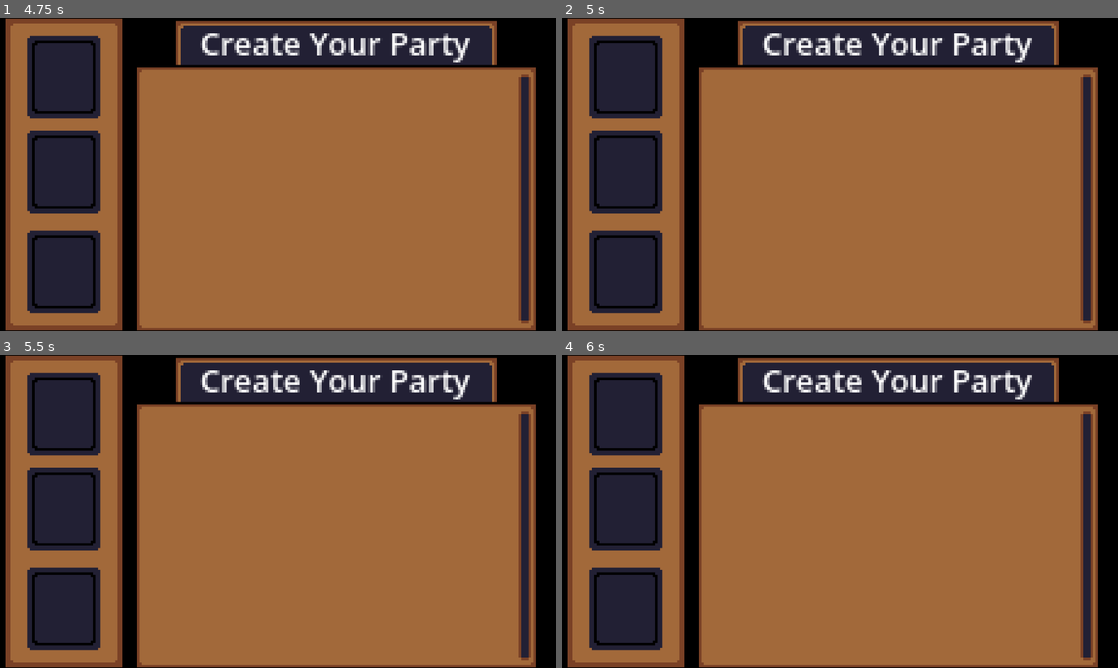
Above: before the commit, frames 1-4 (two rows, left to right).
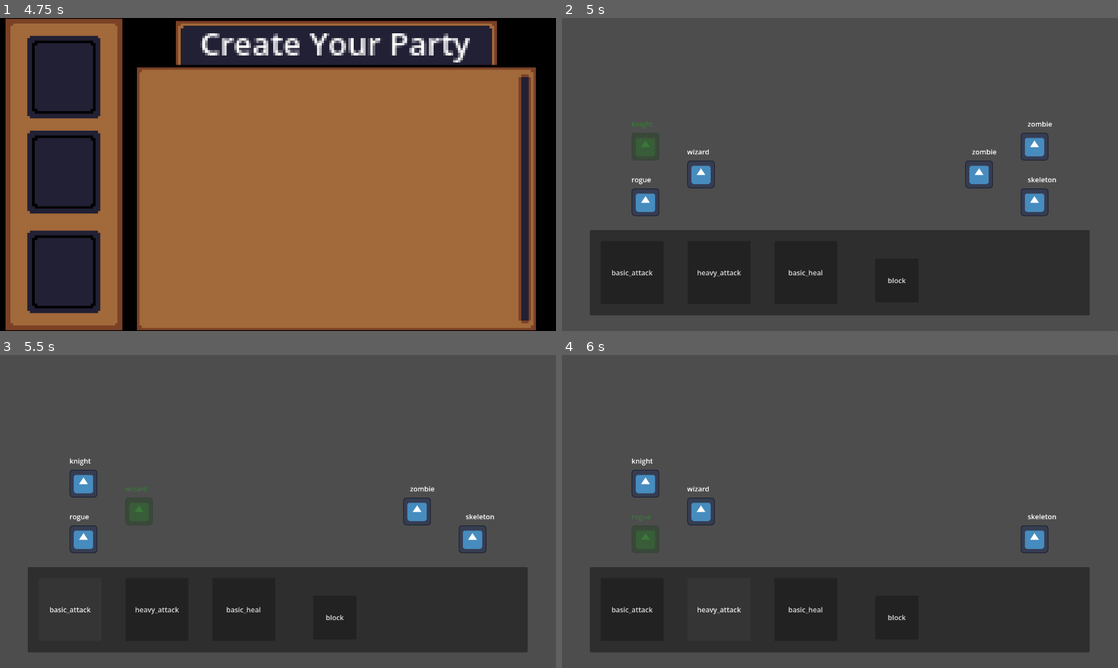
Above: after the commit, the same moments.

Repository: Kaeleb-Greene/dungeoneers-2
Game: Godot game, scene res://Scenes/party_maker_menu.tscn
Two runs of this game, one before a commit and one after it. Both use one fixed random seed, a clock stepped at 60 frames per second and the inputs below. This scene is started directly instead of the project's main scene. The engine's default icon, where the game draws it, is replaced by a stand-in: a white triangle on a blue panel in a dark square.
Inputs (mouse positions are in pixels of both pictures, inside the frame that each line leads up to):
- Up to frame 1 (4.75 s): tap Enter at 0.5, 2, 3.5 s; move the mouse to (400, 158) at 0.52 s; tap Space at 1.25, 2.75, 4.25 s; move the mouse to (166, 190) at 1.27 s; move the mouse to (333, 105) at 2.02 s; move the mouse to (250, 237) at 2.77 s; move the mouse to (444, 221) at 3.52 s; tap Right (Debug_Increase_Current_Room) at 4.15 s; move the mouse to (111, 127) at 4.27 s
- Up to frame 2 (5 s): tap Y (Debug_Move_To_Next_Scene, bound only after the commit) at 4.9 s
- Up to frame 3 (5.5 s): click (72, 608) at 5 s, where only the run after the commit has a clickable "basic_attack"
- Up to frame 4 (6 s): click (717, 608) at 5.75 s, where only the run after the commit has a clickable "heavy_attack"

Frame 1 is identical in both runs. In frame 2, 96% of the frame differs, in the area x 0-100%, y 0-100%; in frame 3, 96%; in frame 4, 96%.

Commit message:
Scene Transition Handler
- Added the ability to transition cleanly between scenes.
- Organized the script section into folders.
- Redesigned the dungeon level system to run through 5 child nodes rather than store values in a script.

Diff:
--- a/Scenes/dungeon.tscn
+++ b/Scenes/dungeon.tscn
@@ -1,7 +1,8 @@
 [gd_scene format=3 uid="uid://cp04phtuxrkfe"]
 
-[ext_resource type="Script" uid="uid://bap2s1muyvax7" path="res://Scripts/combat_loop.gd" id="1_oavya"]
-[ext_resource type="Script" uid="uid://fcqr2bw0g1h2" path="res://Scripts/card_control.gd" id="2_dakn4"]
+[ext_resource type="Script" uid="uid://bap2s1muyvax7" path="res://Scripts/Dungeon/combat_loop.gd" id="1_oavya"]
+[ext_resource type="Script" uid="uid://fcqr2bw0g1h2" path="res://Scripts/Dungeon/card_control.gd" id="2_dakn4"]
+[ext_resource type="Script" uid="uid://c25a6p8l0f3k1" path="res://Scripts/Dungeon/level_controller.gd" id="3_lt7kh"]
 
 [node name="Dungeon" type="Node2D" unique_id=1683826129]
 script = ExtResource("1_oavya")
@@ -49,3 +50,18 @@
 [node name="TurnQueue" type="Node2D" parent="." unique_id=1126370271]
 
 [node name="Camera2D" type="Camera2D" parent="." unique_id=696356979]
+
+[node name="Level0" type="Node2D" parent="." unique_id=1742555627]
+script = ExtResource("3_lt7kh")
+
+[node name="Level1" type="Node2D" parent="." unique_id=1033151418]
+script = ExtResource("3_lt7kh")
+
+[node name="Level2" type="Node2D" parent="." unique_id=1719196442]
+script = ExtResource("3_lt7kh")
+
+[node name="Level3" type="Node2D" parent="." unique_id=163815072]
+script = ExtResource("3_lt7kh")
+
+[node name="Level4" type="Node2D" parent="." unique_id=1236936447]
+script = ExtResource("3_lt7kh")
--- a/Scenes/enemy.tscn
+++ b/Scenes/enemy.tscn
@@ -1,6 +1,6 @@
 [gd_scene format=3 uid="uid://doc00j6mtl1je"]
 
-[ext_resource type="Script" uid="uid://w5qudc1opx5t" path="res://Scripts/enemy.gd" id="1_hghv2"]
+[ext_resource type="Script" uid="uid://w5qudc1opx5t" path="res://Scripts/Dungeon/enemy.gd" id="1_hghv2"]
 [ext_resource type="Texture2D" uid="uid://dhjc8uvrru6ie" path="res://icon.svg" id="2_1f0kj"]
 
 [node name="Enemy" type="CharacterBody2D" unique_id=46879788 groups=["Enemy"]]
--- a/Scenes/party_character.tscn
+++ b/Scenes/party_character.tscn
@@ -1,6 +1,6 @@
 [gd_scene format=3 uid="uid://bdtarnynm7v7g"]
 
-[ext_resource type="Script" uid="uid://mn7xr4fygdlv" path="res://Scripts/party_character.gd" id="1_q5c08"]
+[ext_resource type="Script" uid="uid://mn7xr4fygdlv" path="res://Scripts/Dungeon/party_character.gd" id="1_q5c08"]
 [ext_resource type="Texture2D" uid="uid://dhjc8uvrru6ie" path="res://icon.svg" id="2_auox2"]
 
 [node name="party" type="CharacterBody2D" unique_id=812894927 groups=["Party"]]
--- a/Scenes/party_maker_menu.tscn
+++ b/Scenes/party_maker_menu.tscn
@@ -1,6 +1,7 @@
 [gd_scene format=3 uid="uid://lupftnp2naxx"]
 
 [ext_resource type="Texture2D" uid="uid://csufvre0pmp1g" path="res://Assets/KeyArt/PartyMakerMenu.png" id="1_13gvv"]
+[ext_resource type="Script" uid="uid://dscawx7jku5e8" path="res://Scripts/character_selection.gd" id="1_wyj0u"]
 
 [node name="Party_Maker_Menu" type="Control" unique_id=881602368]
 layout_mode = 3
@@ -9,6 +10,7 @@
 anchor_bottom = 1.0
 grow_horizontal = 2
 grow_vertical = 2
+script = ExtResource("1_wyj0u")
 
 [node name="Background" type="ColorRect" parent="." unique_id=1204809646]
 layout_mode = 0
--- /dev/null
+++ b/Scripts/Control/game_state.gd
@@ -0,0 +1,4 @@
+extends Node
+
+var current_level: int = 1
+var selected_party: Array[String] = []
--- /dev/null
+++ b/Scripts/Control/transition.gd
@@ -0,0 +1,19 @@
+extends Resource
+class_name Transitions
+
+const MAIN_MENU := "res://Scenes/startup_menu.tscn"
+const CHARACTER_SELECTION := "res://Scenes/party_maker_menu.tscn"
+const DUNGEON := "res://Scenes/dungeon.tscn"
+const SHOP := "res://Scenes/shop.tscn"
+
+func go_to_main_menu(tree: SceneTree) -> void:
+	tree.change_scene_to_file(MAIN_MENU)
+
+func go_to_character_selection(tree: SceneTree) -> void:
+	tree.change_scene_to_file(CHARACTER_SELECTION)
+
+func start_dungeon(tree: SceneTree) -> void:
+	tree.change_scene_to_file(DUNGEON)
+
+func go_to_shop(tree: SceneTree) -> void:
+	tree.change_scene_to_file(SHOP)
--- /dev/null
+++ b/Scripts/Dungeon/card_control.gd
@@ -0,0 +1,269 @@
+extends Panel
+
+#Card type + Description
+var card_def: Dictionary = {
+
+	#region PLAYER
+
+	### UNIVERSAL ###
+
+	"basic_attack": ["attack", 3, "Attacks the enemy for 3 damage"],
+	"heavy_attack": ["attack", 6, "Attacks the enemy for 6 damage"],
+	"basic_heal": ["heal", 4, "Heals the target 4 health"],
+
+	#region TANK
+
+	### BASIC ###
+	"taunt": ["debuff", 0, "Forces all monsters to attack this character until their next turn."],
+
+	### KNIGHT ###
+		#SPECIAL
+
+		#ADVANCED
+
+	### DWARF ###
+		#SPECIAL
+
+		#ADVANCED
+
+	### BARBARIAN ###
+		#SPECIAL
+
+		#ADVANCED
+
+	### NECROMANCER ###
+		#SPECIAL
+
+		#ADVANCED
+
+	#endregion
+
+	#region DAMAGE
+
+	### BASIC ###
+
+	### WIZARD ###
+		#SPECIAL
+
+		#ADVANCED
+
+	### ARCHER ###
+		#SPECIAL
+
+		#ADVANCED
+
+	### HUNTSMAN ###
+		#SPECIAL
+
+		#ADVANCED
+
+	### LANDON ###
+		#SPECIAL
+
+		#ADVANCED
+
+	#endregion
+
+	#region SUPPORT
+
+	### BASIC ###
+
+	### ROGUE ###
+		#SPECIAL
+
+		#ADVANCED
+
+	### CLERIC ###
+		#SPECIAL
+
+		#ADVANCED
+
+	### ALCHEMIST ###
+		#SPECIAL
+
+		#ADVANCED
+
+	### DRUID ###
+		#SPECIAL
+
+		#ADVANCED
+
+	#endregion
+
+	#endregion
+
+	#region MONSTER
+
+	#region CRYPT
+
+	### ZOMBIE ###
+	"bite": ["attack", 2, "Bites a party member inflicting 2 damage"],
+	"scratch": ["attack", 2, "Bites a party member inflicting 2 damage"],
+
+	### SKELETON ###
+	"shoot_arrow": ["attack", 3, "Shoot an arrow at a party member inflicting 2 damage"],
+
+	### RAIDER ###
+	"shoot_bolt": ["attack", 4, "Shoot a bolt at a party member inflicting 4 damage"],
+	"raider_axe_throw": ["attack", 4, "Throw an axe at a party member inflicting 4 damage"],
+	"rally": ["buff", 2, "Organizes other monsters raising their attack by 2"],
+
+	### MEGA KNIGHT ###
+	"mega_strike": ["attack", 6, "Strikes a party member inflicting 6 damage"],
+	"mega_heal": ["heal", 7, "Shoot a bolt at a party member inflicting 4 damage"],
+
+	#endregion
+
+	#region SWAMP
+
+	### GOBLIN ###
+	"dagger_throw": ["attack", 4, "Strikes a party member inflicting 4 damage"],
+	"poison_strike": ["attack", 3, "Strikes a party member inflicting 3 damage and 2 poison"]
+
+	### ORC ###
+
+	### TROLL ###
+
+	### OGRE ###
+
+	#endregion
+
+	#region CURSED_TOMB
+
+	### PHARAOH ###
+
+	### MUMMY ###
+
+	### SCARAB BEETLE ###
+
+	### COBRA ###
+
+	### ANUBIS ACOLYTE ###
+
+	#endregion
+
+	#region ENCHANTED_LIBRARY
+
+	### DARK WIZARD ###
+
+	### CURSED BOOK ###
+
+	### EVIL LIBRARIAN ###
+
+	### CULTIST ###
+
+	### GOLEM ###
+
+	#endregion
+
+	#region HELLSCAPE
+
+	### FLYING DEMON ###
+
+	### FIRE IMP ###
+
+	### LAVA FROG ###
+
+	### FIRE SERPENT ###
+
+	#endregion
+
+	#region FROZEN CAVERN
+
+	### FROST TROLLS ###
+
+	### MAMMOTH ###
+
+	### SABERTOOTH TIGER ###
+
+	### YETI ###
+
+	#endregion
+
+	#region DRAGON DEN
+
+	### DRAKE ###
+
+	### KOBALD ###
+
+	### DRAGON ###
+
+	#endregion
+
+	#endregion
+
+	}
+
+var card_order: Dictionary = {
+	"current_card_1": "basic_attack",
+	"current_card_2": "heavy_attack",
+	"current_card_3": "basic_heal"
+}
+
+@onready var card_slots: Array = [
+	$CardSlot1,
+	$CardSlot2,
+	$CardSlot3
+]
+
+func _ready() -> void:
+	update_card_slots()
+
+func update_card_slots():
+	for i in range(card_slots.size()):
+		var order_key: String = "current_card_" + str(i+1)
+		var card_key: String = card_order.get(order_key, "")
+
+		if card_def.has(card_key):
+			card_slots[i].text = str(card_key)
+		else:
+			card_slots[i].text = "No card assigned"
+
+#Returns the entire definition for a card
+func get_card_data(card_key) -> Array:
+	if (!card_def.has(card_key)):
+		push_warning("Card not found: "+str(card_key))
+		return []
+
+	return card_def[card_key]
+
+#Returns an individual card's type
+func get_card_type(card_key) -> String:
+	var data: Array = get_card_data(card_key)
+	if (data.is_empty()):
+		return ""
+
+	return String(data[0])
+
+#Returns an individual card's type
+func get_card_value(card_key) -> int:
+	var data: Array = get_card_data(card_key)
+	if (data.is_empty()):
+		return 0
+
+	return int(data[1])
+
+#Returns an individual card's type
+func get_card_desc(card_key) -> String:
+	var data: Array = get_card_data(card_key)
+	if (data.is_empty()):
+		return ""
+
+	return String(data[2])
+
+func use_card(card_key, target):
+	var card_type: String = get_card_type(card_key)
+	var effect_value: int = get_card_value(card_key)
+
+
+	match card_type:
+		"attack":
+			target.health -= effect_value*10
+		"heal":
+			target.health += effect_value
+		"buff":
+			match card_key:
+				"rally":
+					pass
+		"debuff":
+			pass
--- a/Scripts/combat_loop.gd
+++ b/Scripts/Dungeon/combat_loop.gd
@@ -5,13 +5,17 @@
 const CHARACTER_SCENE = preload("res://Scenes/party_character.tscn")
 
 # preload the script for generation
-var dungeon_gen = preload("res://Scripts/dungeon_gen.gd").new()
+var transitions = preload("res://Scripts/Control/transition.gd").new()
+var dungeon_gen = preload("res://Scripts/Dungeon/dungeon_gen.gd").new()
 
 # get the HUD and card slots
-@onready var CARD_1: Button = get_node("/root/Dungeon/HUD/CardSlot1")
-@onready var CARD_2: Button = get_node("/root/Dungeon/HUD/CardSlot2")
-@onready var CARD_3: Button = get_node("/root/Dungeon/HUD/CardSlot3")
-@onready var CONTROL: Panel = get_node("/root/Dungeon/HUD")
+@onready var CARD_1: Button = $HUD/CardSlot1
+@onready var CARD_2: Button = $HUD/CardSlot2
+@onready var CARD_3: Button = $HUD/CardSlot3
+@onready var CONTROL: Panel = $HUD
+
+var current_level_index: int = 0
+var current_level_data: Node = null
 
 enum CombatState {
 	IDLE,
@@ -19,11 +23,27 @@
 	ENEMY_DELAY
 }
 
+var selected_party: Array[String] = [
+	"knight",
+	"wizard",
+	"rogue"
+]
+
+var party: Dictionary = {
+	"party_1": null,
+	"party_2": null,
+	"party_3": null
+}
+
 var combat_state: CombatState = CombatState.IDLE
 var combat_loop = true;
 
 var active_character: Node = null
+
+var party_queue: Array[Node] = []
+var enemy_queue: Array[Node] = []
 var turn_queue: Array[Node] = []
+
 var card_key: String
 
 var enemy_turn_timer: Timer
@@ -42,33 +62,49 @@
 	CARD_2.pressed.connect(on_button_press.bind(1))
 	CARD_3.pressed.connect(on_button_press.bind(2))
 
+	# party spawning
+	spawn_party()
+
+	#level creation
 	init_new_room()
 
 	active_character = turn_queue[0]
 	start_current_turn()
 
 func init_new_room():
-	# party spawning
-	var character = dungeon_gen.character_spawn(CHARACTER_SCENE.instantiate(), "knight")
-	add_child(character)
-	turn_queue.append(character)
-	character = dungeon_gen.character_spawn(CHARACTER_SCENE.instantiate(), "rogue")
-	add_child(character)
-	turn_queue.append(character)
-	character = dungeon_gen.character_spawn(CHARACTER_SCENE.instantiate(), "wizard")
-	add_child(character)
-	turn_queue.append(character)
-
-	# enemy spawning
-	if (dungeon_gen.current_level%5 != 0):
-		for i in range(3):
-			var enemy = dungeon_gen.enemy_spawn(ENEMY_SCENE.instantiate())
-			add_child(enemy)
-			turn_queue.append(enemy)
+	#get the level index
+	current_level_index = dungeon_gen.current_level % 5
+	print(current_level_index)
+	current_level_data = get_node("Level"+str(current_level_index))
+
+	if (current_level_index > 0) && (current_level_index != 0):
+		spawn_enemies()
 	else:
+		spawn_boss()
+
+func spawn_party() -> void:
+	#party spawning
+	for i in selected_party.size():
+		var character = CHARACTER_SCENE.instantiate()
+
+		character = dungeon_gen.character_spawn(character, selected_party[i])
+		add_child(character)
+
+		party["party_"+str(i+1)] = character
+		party_queue.append(character)
+		turn_queue.append(character)
+
+func spawn_enemies() -> void:
+	for i in range(3):
 		var enemy = dungeon_gen.enemy_spawn(ENEMY_SCENE.instantiate())
 		add_child(enemy)
 		turn_queue.append(enemy)
+
+func spawn_boss() -> void:
+	var enemy = dungeon_gen.enemy_spawn(ENEMY_SCENE.instantiate())
+	add_child(enemy)
+	enemy_queue.append(enemy)
+	turn_queue.append(enemy)
 
 func get_next_character() -> Node:
 	turn_queue = turn_queue.filter(
@@ -109,10 +145,13 @@
 		print("Waiting for player: ", actor.character_class)
 
 	#ENEMY TURN
-	if actor.is_in_group("Enemy"):
+	elif actor.is_in_group("Enemy"):
 		combat_state = CombatState.ENEMY_DELAY
 		print("Waiting for enemy: ", actor.type)
 		enemy_turn_timer.start()
+
+	else:
+		push_error("Character belongs to neither Party or Enemy combat group")
 
 func get_valid_active_character() -> Node:
 	if (is_instance_valid(active_character)):
@@ -149,6 +188,8 @@
 		advance_turn()
 		return
 
+	target.modulate = Color(1, 0, 0, 0.25)
+
 	#Use the selected card
 	CONTROL.use_card(card_key, target)
 
@@ -178,6 +219,8 @@
 		advance_turn()
 		return
 
+	target.modulate = Color(1, 0, 0, 0.25)
+
 	#Choose an available monster card
 	var available_cards: int = enemy.get_available_cards()
 	print("Available Cards: "+str(available_cards))
@@ -187,9 +230,11 @@
 		return
 
 	var card_num: int = randi_range(1, available_cards)
-	var enemy_card_key: String = enemy.cards.get("card_"+str(card_num))
-
-	if (!enemy_card_key.is_empty):
+	var enemy_card_key: String = enemy.cards.get("card_"+str(card_num), "")
+
+	print(enemy_card_key)
+
+	if (!enemy_card_key.is_empty()):
 		print(enemy.type, " uses", enemy_card_key)
 		CONTROL.use_card(enemy_card_key, target)
 	else:
@@ -198,6 +243,8 @@
 	advance_turn()
 
 func advance_turn():
+	check_room_finish(false)
+
 	#Cancel any currently active enemy action
 	if (is_instance_valid(enemy_turn_timer)):
 		enemy_turn_timer.stop()
@@ -207,6 +254,7 @@
 		if (!active_character.is_queued_for_deletion()):
 			active_character.modulate = Color(1, 1, 1)
 
+
 	if (!combat_loop):
 		combat_state = CombatState.IDLE
 		return
@@ -235,27 +283,51 @@
 	if (is_instance_valid(enemy_turn_timer)):
 		enemy_turn_timer.stop()
 
-	for character in turn_queue:
-		if is_instance_valid(character):
-			character.queue_free()
+	for enemy in enemy_queue:
+		if is_instance_valid(enemy):
+			enemy.queue_free()
 
 	turn_queue.clear()
+	enemy_queue.clear()
+
+	for character in party_queue:
+		if (is_instance_valid(character)):
+			if (!character.is_queued_for_deletion()):
+				turn_queue.append(character)
+
 	active_character = null
 	card_key = ""
+
+func check_room_finish(boss: bool) -> void:
+	if (!is_inside_tree()):
+		return
+
+	var remaining_enemies := []
+
+	for enemy in get_tree().get_nodes_in_group("Enemy"):
+		if (is_instance_valid(enemy)) && (!enemy.is_queued_for_deletion()):
+			remaining_enemies.append(enemy)
+
+	if (!remaining_enemies.is_empty()):
+		print("ENEMIES STILL EXIST IN ROOM")
+		return
+
+	clear_room()
+
+	dungeon_gen.current_level += 1;
+	print("Current Level: "+str(dungeon_gen.current_level))
+	dungeon_gen.reset_slots()
+
+	if (boss):
+		transitions.go_to_shop(get_tree())
+		return
+
+	init_new_room()
+
+	active_character = turn_queue[0]
+	combat_loop = true
+	start_current_turn()
 
 func _process(_delta: float):
 	if (Input.is_action_just_pressed("Debug_Quit")):
 		get_tree().quit()
-
-	if (Input.is_action_just_pressed("Debug_Increase_Current_Room")):
-		clear_room()
-
-		dungeon_gen.current_level += 1;
-		print("Current Level: "+str(dungeon_gen.current_level))
-
-		dungeon_gen.reset_slots()
-		init_new_room()
-
-		active_character = turn_queue[0]
-		combat_loop = true
-		start_current_turn()
--- a/Scripts/dungeon_gen.gd
+++ b/Scripts/Dungeon/dungeon_gen.gd
@@ -69,7 +69,6 @@
 			return [12, 0]
 	return []
 
-
 #endregion
 
 #region ENEMY INITIATION
@@ -83,7 +82,7 @@
 	# check whether it is a 5th level (every 5 levels is a boss battle)
 	if (current_level%5 != 0):
 		if (room_type == "crypt"):
-			init_enemy_instance(id, ["skeleton", "zombie", "raider"], 2, false)
+			init_enemy_instance(id, ["skeleton", "zombie", "skeleton", "zombie", "raider"], 4, false)
 		elif (room_type == "swamp"):
 			init_enemy_instance(id, ["goblin", "orc", "troll"], 2, false)
 		elif (room_type == "cursed_tomb"):
@@ -124,13 +123,13 @@
 		"zombie":
 			return [6, 2, 0, ["bite", "bite", "bite"]]
 		"raider":
-			return [10, randi_range(3, 4), 0, ["rally", "shoot_arrow", "shoot_arrow"]]
+			return [10, randi_range(3, 4), 0, ["rally", "raider_axe_throw", "shoot_bolt"]]
 		"mega_knight":
 			return [30, 3, 0, ["mega_strike", "mega_strike", "mega_heal"]]
 
 		#SWAMP
 		"goblin":
-			return [9, 2, 0]
+			return [9, 2, 0, ["dagger_throw", "dagger_throw", "poison_strike"]]
 		"orc":
 			return [14, randi_range(3, 4), 0]
 		"troll":
@@ -216,6 +215,7 @@
 	if (boss_spawn):
 		slot = 2
 		slots["slot_5"] = id;
+		id.is_boss = true
 	else:
 		if (slots["slot_4"] == null):
 			slot = 1
--- a/Scripts/enemy.gd
+++ b/Scripts/Dungeon/enemy.gd
@@ -8,9 +8,9 @@
 					   Vector2(448, 64)]
 
 # basic stats
-var health: int = 0;
-var attack: int = 0;
-var defense: int = 0;
+var health: int = 0
+var attack: int = 0
+var defense: int = 0
 
 var attribute: String = "none"
 var type: String = ""
@@ -22,8 +22,9 @@
 }
 
 var slot: int = 0
-var active: bool = false;
-var is_dead: bool = false;
+var active: bool = false
+var is_boss: bool = false
+var is_dead: bool = false
 
 func _ready() -> void:
 	update_position()
@@ -57,3 +58,5 @@
 
 		dungeon.turn_queue.erase(self)
 		queue_free()
+
+		get_parent().check_room_finish(is_boss)
--- /dev/null
+++ b/Scripts/Dungeon/level_controller.gd
@@ -0,0 +1,9 @@
+extends Node2D
+
+@export var party_types: Dictionary = {"character_1": null, "character_2": null, "character_3": null}
+@export var party_stats: Dictionary = {"character_1": null, "character_2": null, "character_3": null}
+@export var party_cards: Dictionary = {"character_1": null, "character_2": null, "character_3": null}
+@export var party_states: Dictionary = {"character_1": null, "character_2": null, "character_3": null}
+
+func level_start() -> void:
+	pass
--- a/Scripts/card_control.gd
+++ /dev/null
@@ -1,99 +0,0 @@
-extends Panel
-
-#Card type + Description
-var card_def: Dictionary = {
-	#Player
-	"basic_attack": ["attack", 4, "Attacks the enemy for 4 damage"],
-	"heavy_attack": ["attack", 8, "Attacks the enemy for 8 damage"],
-	"basic_heal": ["heal", 4, "Heals the target 4 health"],
-	#Monster
-	"bite": ["attack", 2, "Bites a party member inflicting 2 damage"],
-	"shoot_arrow": ["attack", 3, "Shoot an arror at a party member inflicting 2 damage"],
-	"rally": ["buff", 2, "Organizes other monsters raising their attack by 2"]
-	}
-
-var card_order: Dictionary = {
-	"current_card_1": "basic_attack",
-	"current_card_2": "heavy_attack",
-	"current_card_3": "basic_heal"
-}
-
-@onready var card_slots: Array = [
-	$CardSlot1,
-	$CardSlot2,
-	$CardSlot3
-]
-
-func _ready() -> void:
-	update_card_slots()
-
-func update_card_slots():
-	for i in range(card_slots.size()):
-		var order_key: String = "current_card_" + str(i+1)
-		var card_key: String = card_order.get(order_key, "")
-
-		if card_def.has(card_key):
-			card_slots[i].text = str(card_key)
-		else:
-			card_slots[i].text = "No card assigned"
-
-#Returns the entire definition for a card
-func get_card_data(card_key) -> Array:
-	if (!card_def.has(card_key)):
-		push_warning("Card not found: "+str(card_key))
-		return []
-
-	return card_def[card_key]
-
-#Returns an individual card's type
-func get_card_type(card_key) -> String:
-	var data: Array = get_card_data(card_key)
-	if (data.is_empty()):
-		return ""
-
-	return String(data[0])
-
-#Returns an individual card's type
-func get_card_value(card_key) -> int:
-	var data: Array = get_card_data(card_key)
-	if (data.is_empty()):
-		return 0
-
-	return int(data[1])
-
-#Returns an individual card's type
-func get_card_desc(card_key) -> String:
-	var data: Array = get_card_data(card_key)
-	if (data.is_empty()):
-		return ""
-
-	return String(data[2])
-
-func use_card(card_key, target):
-	var card_type: String = get_card_type(card_key)
-	var effect_value: int = get_card_value(card_key)
-
-
-	match card_type:
-		"attack":
-			match card_key:
-				"basic_attack":
-					target.health -= effect_value
-				"heavy_attack":
-					target.health -= effect_value
-				"bite":
-					target.health -= effect_value
-				"shoot_arrow":
-					target.health -= effect_value
-		"heal":
-			match card_key:
-				"basic_heal":
-					target.health += effect_value
-				"mega_heal":
-					target.health += effect_value
-		"buff":
-			match card_key:
-				"rally":
-					pass
-		"debuff":
-			pass
--- /dev/null
+++ b/Scripts/character_selection.gd
@@ -0,0 +1,9 @@
+extends Control
+
+const TRANSITIONS = preload("res://Scripts/Control/transition.gd")
+
+var transitions = TRANSITIONS.new()
+
+func _process(_delta) -> void:
+	if (Input.is_action_just_pressed("Debug_Move_To_Next_Scene")):
+		transitions.start_dungeon(get_tree())
--- a/Scripts/startup_menu.gd
+++ b/Scripts/startup_menu.gd
@@ -1,7 +1,11 @@
 extends Control
 
+const TRANSITIONS = preload("res://Scripts/Control/transition.gd")
+
+var transitions := TRANSITIONS.new()
+
 func _on_start_game_pressed() -> void:
-	get_tree().change_scene_to_file("res://Scenes/hub.tscn")
+	transitions.go_to_character_selection(get_tree())
 
 func _on_options_menu_pressed() -> void:
 	print("temp-message.OptionsMenu")
--- a/project.godot
+++ b/project.godot
@@ -11,9 +11,13 @@
 [application]
 
 config/name="Dungeoneers2"
-run/main_scene="uid://cp04phtuxrkfe"
+run/main_scene="uid://drtdhwcvuq7bx"
 config/features=PackedStringArray("4.7", "Forward Plus")
 config/icon="res://icon.svg"
+
+[autoload]
+
+GameState="*uid://dq7i72ymps8i5"
 
 [display]
 
@@ -42,9 +46,9 @@
 "events": [Object(InputEventKey,"resource_local_to_scene":false,"resource_name":"","device":-1,"window_id":0,"alt_press …(195 unchanged characters)…
 ]
 }
-pause={
+Debug_Move_To_Next_Scene={
 "deadzone": 0.2,
-"events": [Object(InputEventKey,"resource_local_to_scene":false,"resource_name":"","device":16,"window_id":0,"alt_pressed":false,"shift_pressed":false,"ctrl_pressed":false,"meta_pressed":false,"pressed":false,"keycode":0,"physical_keycode":4194305,"key_label":0,"unicode":0,"location":0,"echo":false,"script":null)
+"events": [Object(InputEventKey,"resource_local_to_scene":false,"resource_name":"","device":-1,"window_id":0,"alt_pressed":false,"shift_pressed":false,"ctrl_pressed":false,"meta_pressed":false,"pressed":false,"keycode":0,"physical_keycode":89,"key_label":0,"unicode":121,"location":0,"echo":false,"script":null)
 ]
 }
 
Renamed: Scenes/party_maker_menu.gdshader -> Assets/Shaders/party_maker_menu.gdshader
Renamed: Scenes/party_maker_menu.gdshader.uid -> Assets/Shaders/party_maker_menu.gdshader.uid
Not shown, added: Scripts/Control/game_state.gd.uid
Not shown, added: Scripts/Control/transition.gd.uid
Renamed: Scripts/card_control.gd.uid -> Scripts/Dungeon/card_control.gd.uid
Renamed: Scripts/combat_loop.gd.uid -> Scripts/Dungeon/combat_loop.gd.uid
Renamed: Scripts/dungeon_gen.gd.uid -> Scripts/Dungeon/dungeon_gen.gd.uid
Renamed: Scripts/enemy.gd.uid -> Scripts/Dungeon/enemy.gd.uid
Not shown, added: Scripts/Dungeon/level_controller.gd.uid
Renamed: Scripts/party_character.gd -> Scripts/Dungeon/party_character.gd
Renamed: Scripts/party_character.gd.uid -> Scripts/Dungeon/party_character.gd.uid
Not shown, added: Scripts/character_selection.gd.uid
(and 1 more such lines)
